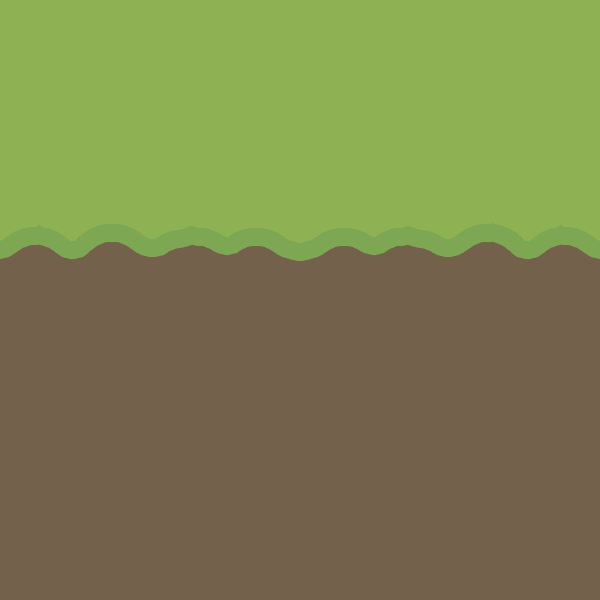
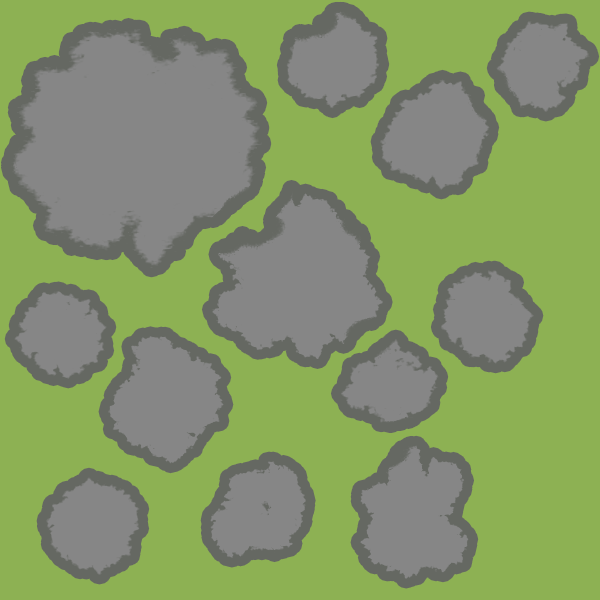
Layered file, before and after one edit (w=600, h=600). Changes by layer:
hid group "Grass_EDGE" (4 layers) over [0, 1, 600, 600]
added layer "Rocks" above "Grass_Patch" over [10, 11, 590, 579]
added group "Grass_Corner_Point" with 13 layers above "Layer 4" over [0, 1, 600, 600]
added group "Grass_Point_DownRight" (1st of 2, in "Grass_Corner_Point") with 10 layers in group "Grass_Corner_Point" over [0, 1, 600, 600]
hid "Layer 4" over [0, 1, 600, 600]
showed "Layer 3" over [0, 1, 600, 600]
hid "Layer 2" over [0, 1, 600, 600]
